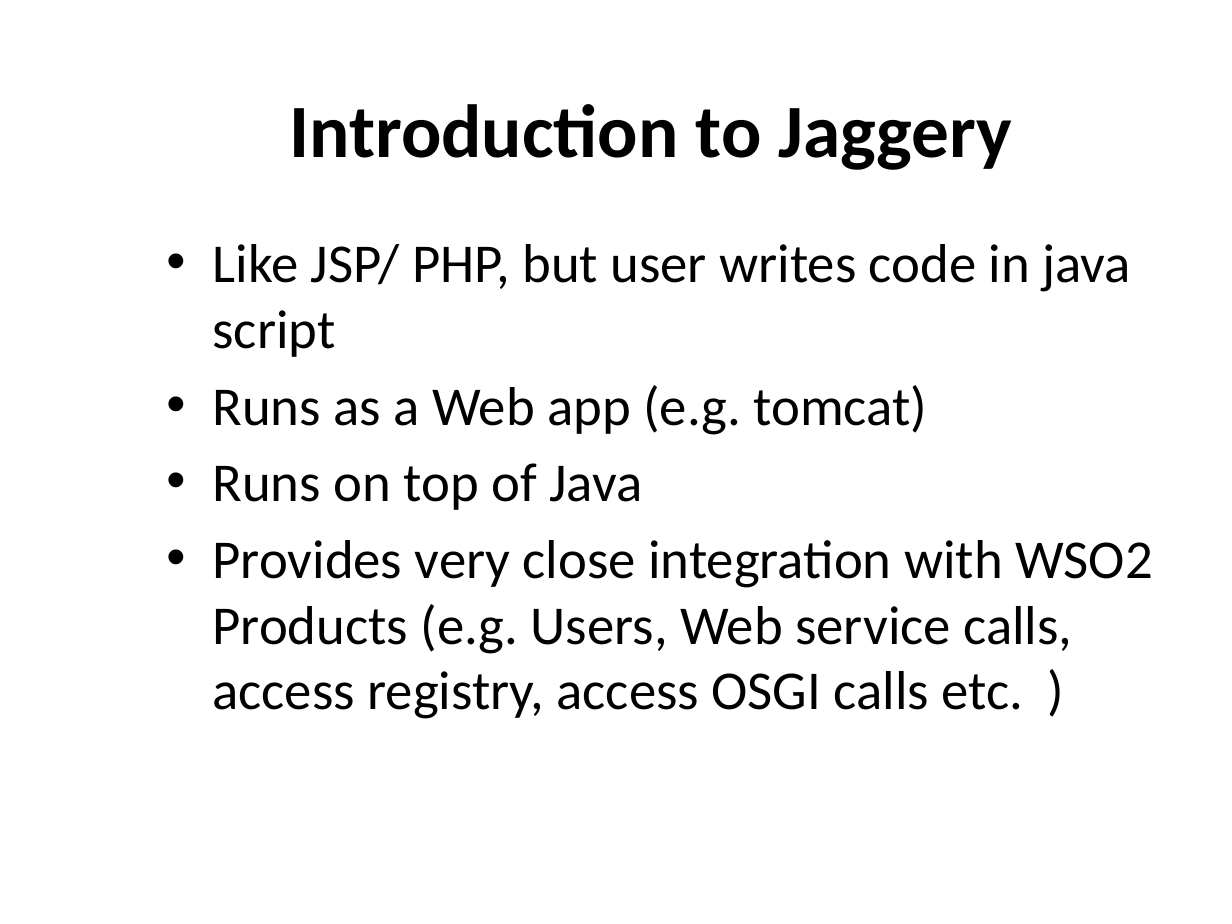
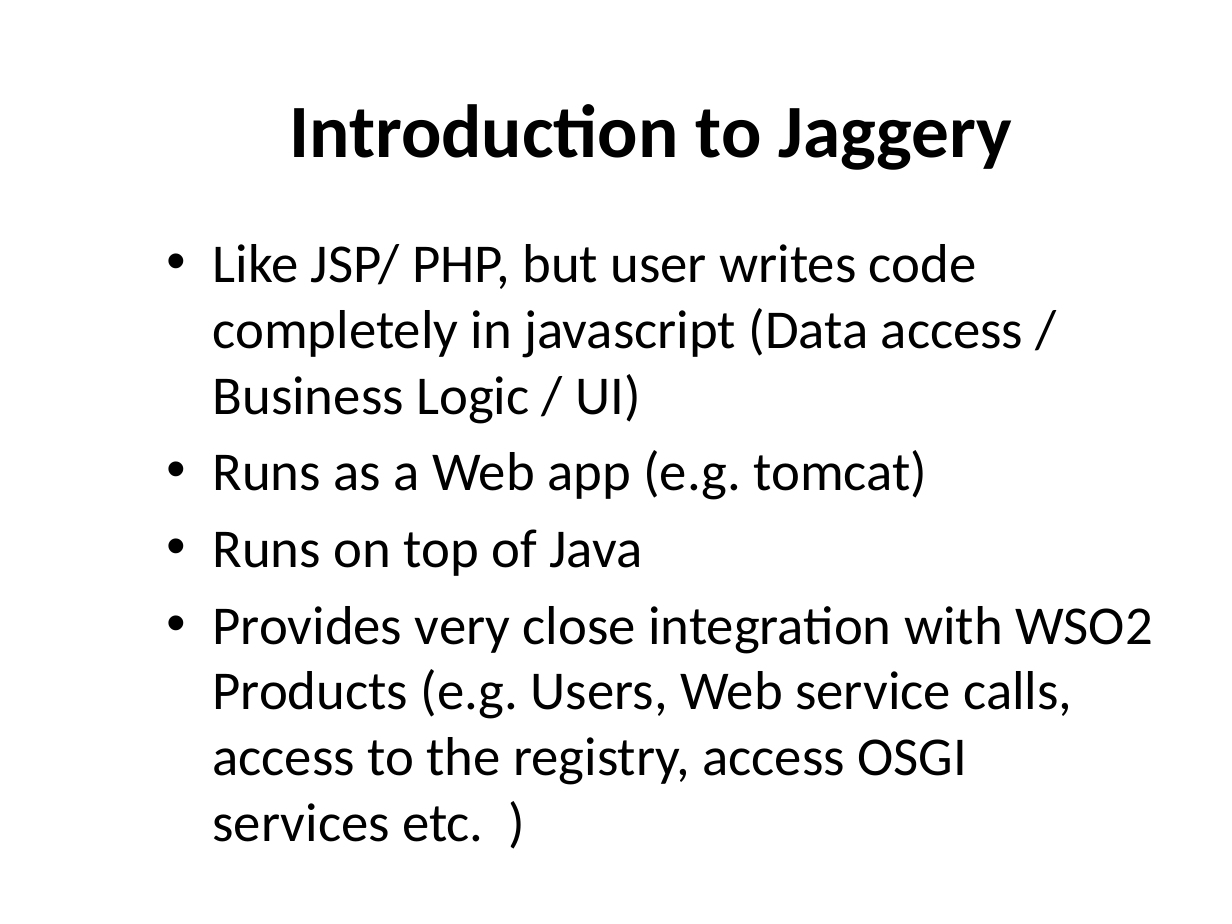
Before and after one commit to nuwanbando/coffee-shop, a slide deck: slide 10 of slides/WebAppDevelopmentWithJavaScript.pptx. Drawn at 1232x924 pixels with LibreOffice and Linux fonts; fonts in the diff are those of the drawing; background and template pictures are left out. Boxes give left, top, right and bottom in pixels: in the first picture for what was removed or moved away, otherwise in the second. Text is boxed around its words. In the diff, an @@ line names an element or a change of style, - is before the commit and + after.

```diff
--- a/slides/WebAppDevelopmentWithJavaScript.pptx
+++ b/slides/WebAppDevelopmentWithJavaScript.pptx
@@ text at (x1=213, y1=244, x2=1023, y2=424): text changed @@
-• Like JSP/ PHP, but user writes code in java script
+• Like JSP/ PHP, but user writes code completely in javascript (Data access / Business Logic / UI)
@@ text at (x1=213, y1=606, x2=1153, y2=842): text changed @@
-• Provides very close integration with WSO2 Products (e.g. Users, Web service calls, access registry, access OSGI calls etc. )
+• Provides very close integration with WSO2 Products (e.g. Users, Web service calls, access to the registry, access OSGI services etc. )
```
Also in this commit, not shown: 8 other slides changed, 7 slides added, 8 slides removed, 1 other file.
